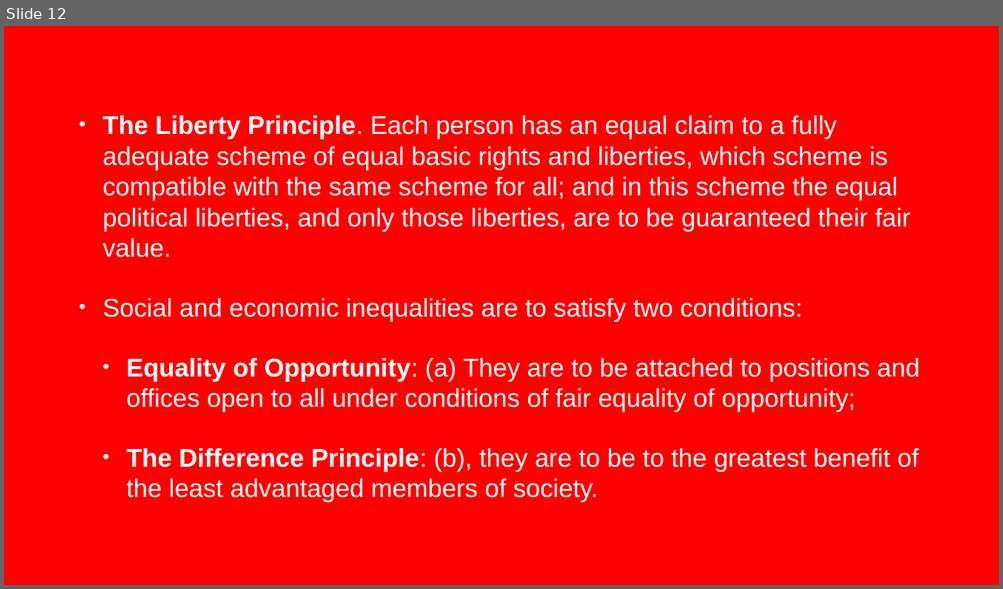
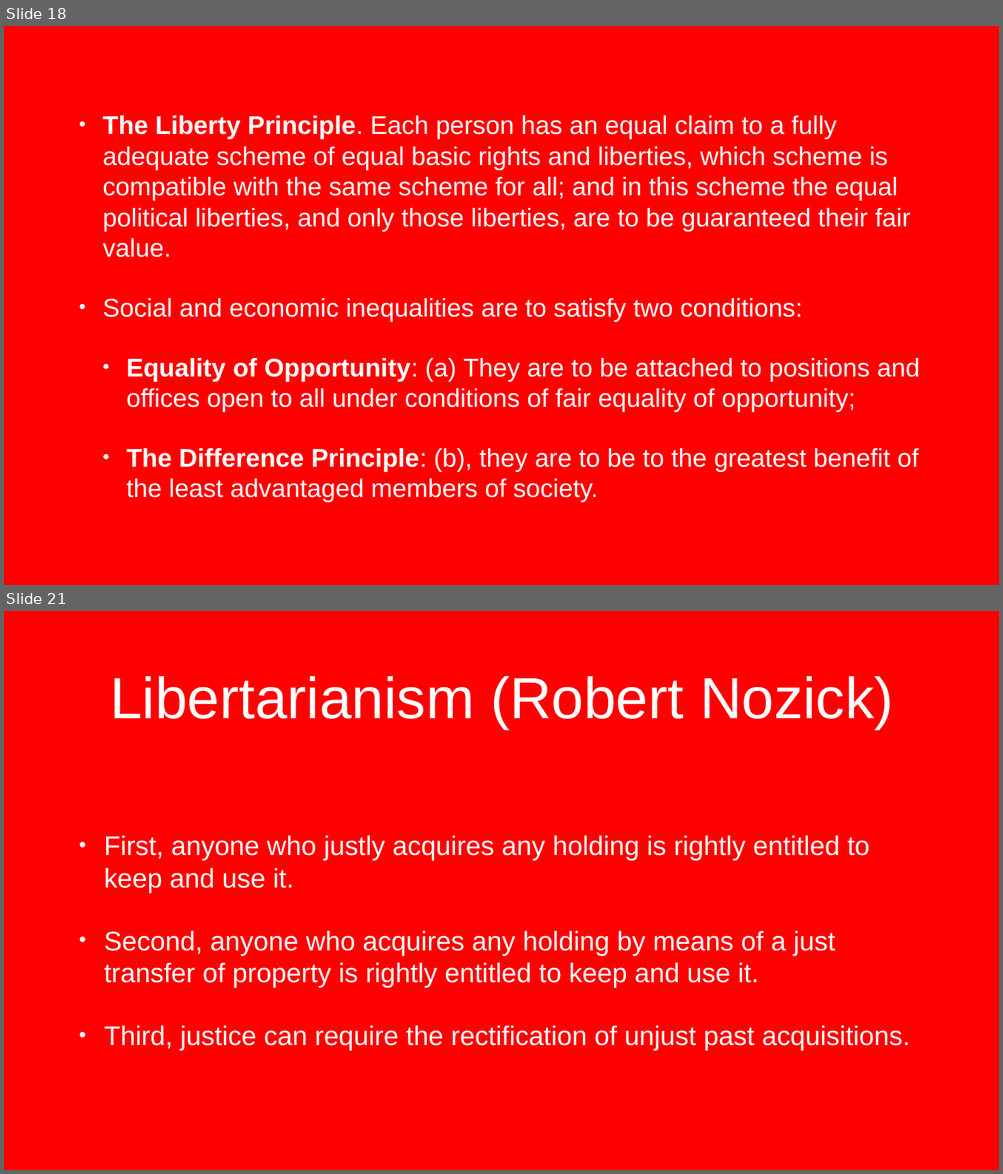
Before and after one commit to scoconno/scoconno.github.io, a slide deck: ethics/rawls/presentation.pptx. Shown one above the other, each under a label of ours: slide 12 before the commit, slides 18 and 21 after it; the slides between them are not shown. The pictures are 1003x589 and 1003x1174 pixels, drawn with LibreOffice and Linux fonts; fonts in the diff are those of the drawing; background and template pictures are left out. Boxes give left, top, right and bottom in pixels: in the first picture for what was removed or moved away, otherwise in the second. Text is boxed around its words. In the diff, an @@ line names an element or a change of style, - is before the commit and + after.

```diff
--- a/ethics/rawls/presentation.pptx
+++ b/ethics/rawls/presentation.pptx
@@ slide 21 added at <box>4,611,999,1170</box>, background picture (left out) @@
@@ title added at <box>110,676,893,729</box>, 112 pt, text #FFFFFF @@
+Libertarianism (Robert Nozick)
@@ text added at <box>104,835,910,1051</box>, 52 pt, text #FFFFFF @@
+• First, anyone who justly acquires any holding is rightly entitled to keep and use it.
+• Second, anyone who acquires any holding by means of a just transfer of property is rightly entitled to keep and use it.
+• Third, justice can require the rectification of unjust past acquisitions.
@@ what was slide 12 is now slide 18 @@
```
Also in this commit, not shown: 8 other slides added, 7 other files.
